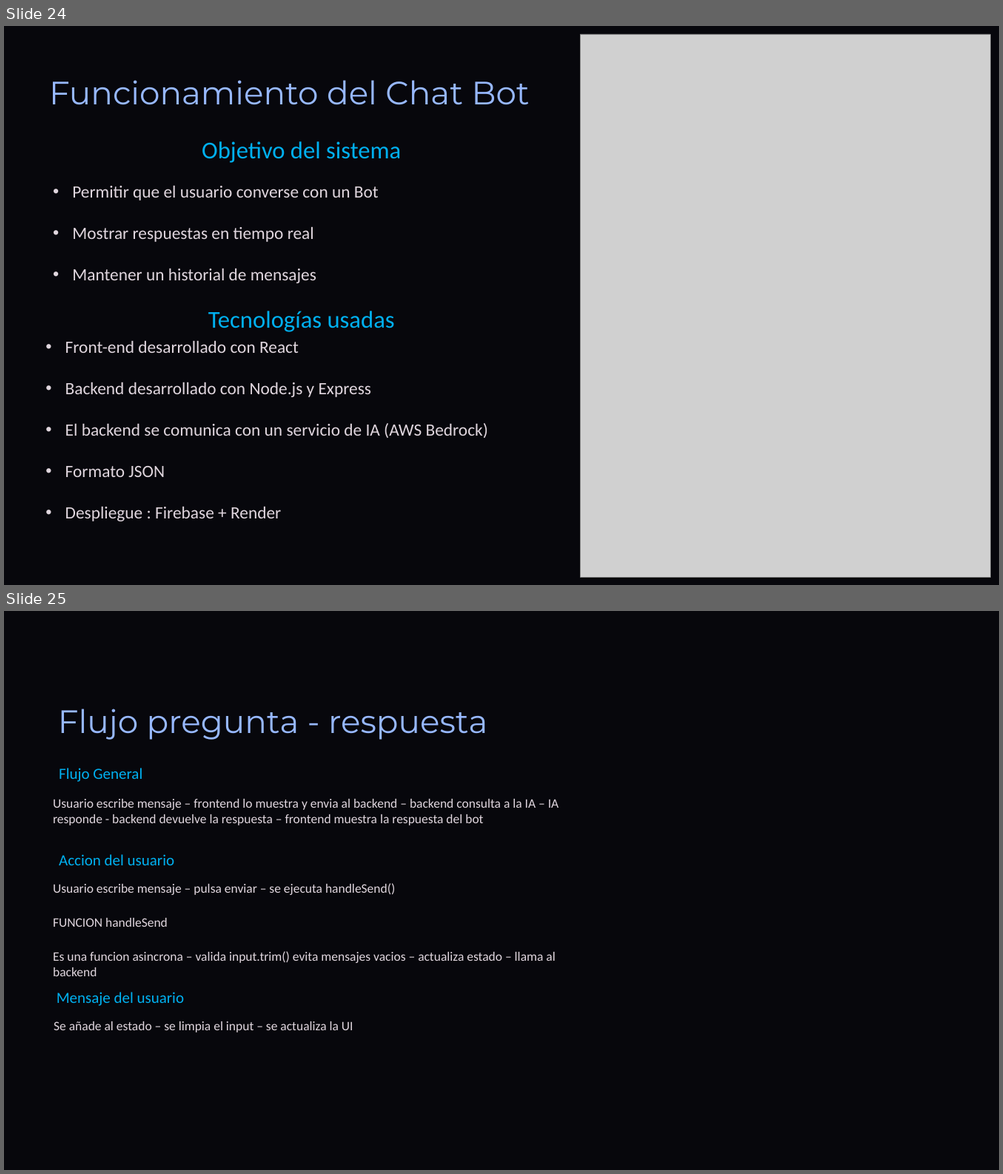
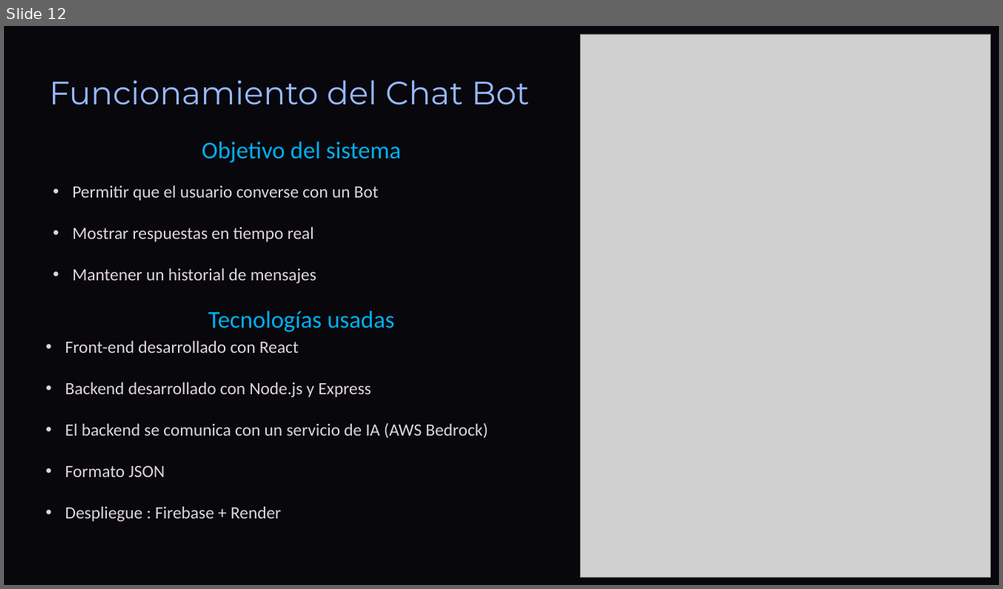
Before and after one commit to DavidCorredorMiguel/proyectogrupo2, a slide deck: Tech-and-Learn-Innovacion-y-Aprendizaje-en-E-commerce (1).pptx. Shown one above the other, each under a label of ours: slides 24 and 25 before the commit, slide 12 after it. The pictures are 1003x1174 and 1003x589 pixels, drawn with LibreOffice and Linux fonts; fonts in the diff are those of the drawing; grey boxes stand for pictures; background and template pictures are left out. Boxes give left, top, right and bottom in pixels: in the first picture for what was removed or moved away, otherwise in the second. Text is boxed around its words. In the diff, an @@ line names an element or a change of style, - is before the commit and + after.

```diff
--- a/Tech-and-Learn-Innovacion-y-Aprendizaje-en-E-commerce (1).pptx
+++ b/Tech-and-Learn-Innovacion-y-Aprendizaje-en-E-commerce (1).pptx
@@ slide 25 removed at bbox=[4, 611, 999, 1170], background picture (left out); not listed: 1 template element that a slide beside it also shows @@
@@ text removed at bbox=[58, 709, 487, 740] @@
-Flujo pregunta - respuesta
@@ text removed at bbox=[59, 768, 142, 782] @@
-Flujo General
@@ text removed at bbox=[53, 799, 559, 826] @@
-Usuario escribe mensaje – frontend lo muestra y envia al backend – backend consulta a la IA – IA responde - backend devuelve la respuesta – frontend muestra la respuesta del bot
@@ text removed at bbox=[59, 854, 174, 866] @@
-Accion del usuario
@@ text removed at bbox=[53, 883, 555, 977] @@
-Usuario escribe mensaje – pulsa enviar – se ejecuta handleSend()
-FUNCION handleSend
-Es una funcion asincrona – valida input.trim() evita mensajes vacios – actualiza estado – llama al backend
@@ text removed at bbox=[57, 992, 184, 1006] @@
-Mensaje del usuario
@@ text removed at bbox=[54, 1022, 353, 1033] @@
-Se añade al estado – se limpia el input – se actualiza la UI
@@ what was slide 24 is now slide 12 @@
```
Also in this commit, not shown: 5 slides changed, 4 slides added, 2 other slides removed, 1 other file.
